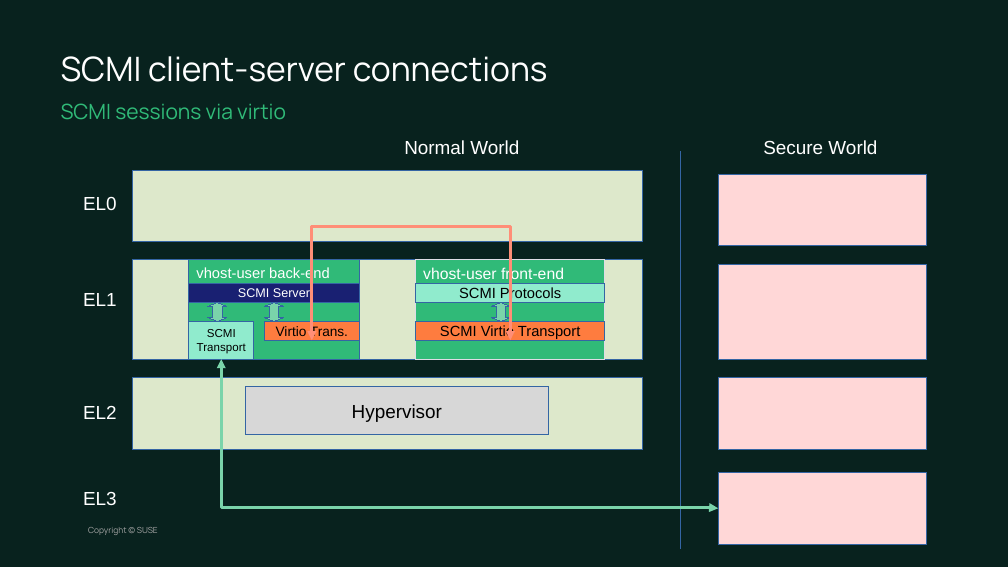
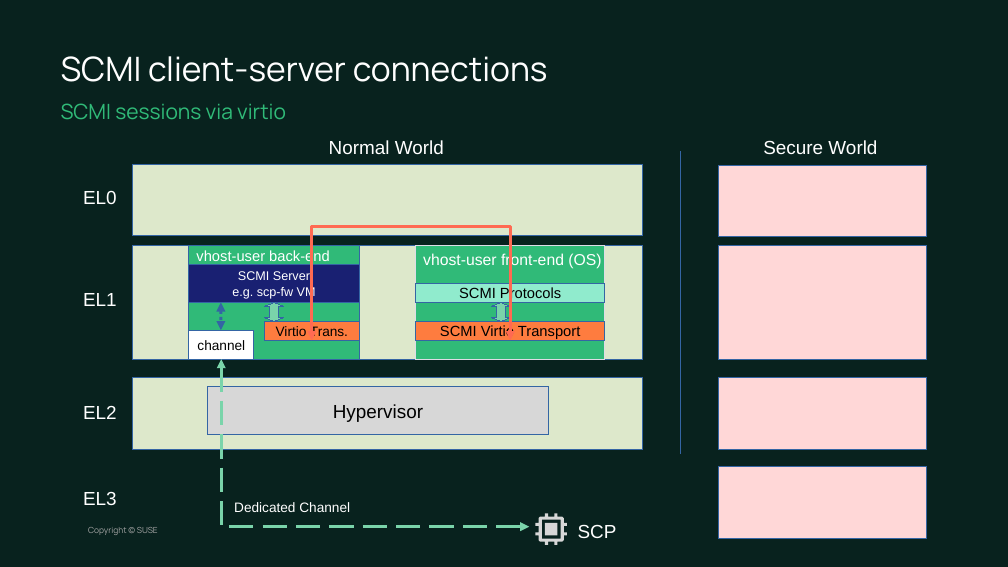
Before and after one commit to chesterlintw/conf-docs, a slide deck: slide 13 of suse-lab-conf/2023/SCMI.odp. Drawn at 1008x567 pixels with LibreOffice and Linux fonts; fonts in the diff are those of the drawing; background and template pictures are left out. Boxes give left, top, right and bottom in pixels: in the first picture for what was removed or moved away, otherwise in the second. Text is boxed around its words. In the diff, an @@ line names an element or a change of style, - is before the commit and + after.

```diff
--- a/suse-lab-conf/2023/SCMI.odp
+++ b/suse-lab-conf/2023/SCMI.odp
@@ text "Normal World": place and size @@
-text "Normal World" at [404, 140, 519, 154]
+text "Normal World" at [329, 140, 444, 155]
@@ 2 rectangles, 1 text: place and size @@
-2 rectangles, 1 text at [83, 170, 926, 544]
+2 rectangles, 1 text at [83, 164, 926, 538]
@@ line moved from (681, 151) - (681, 548) to (681, 151) - (681, 454) @@
@@ rectangle: place and size @@
-rectangle at [718, 174, 926, 246]
+rectangle at [718, 165, 926, 237]
@@ rectangle: place and size @@
-rectangle at [132, 259, 643, 359]
+rectangle at [132, 246, 643, 359]
@@ text "vhost-user back-end": place and size @@
-text "vhost-user back-end" at [196, 266, 330, 281]
+text "vhost-user back-end" at [196, 249, 330, 264]
@@ rectangle: place and size @@
-rectangle at [189, 259, 359, 359]
+rectangle at [189, 246, 359, 359]
@@ rectangle "SCMI Server e.g. scp-fw VM": place and size @@
-rectangle "SCMI Server e.g. scp-fw VM" at [189, 284, 359, 302]
+rectangle "SCMI Server e.g. scp-fw VM" at [189, 265, 359, 302]
@@ rectangle: place and size @@
-rectangle at [416, 259, 605, 359]
+rectangle at [416, 246, 605, 359]
@@ text at [423, 252, 601, 269]: text changed @@
-vhost-user front-end
+vhost-user front-end (OS)
@@ rectangle: place and size @@
-rectangle at [718, 265, 926, 359]
+rectangle at [718, 246, 926, 359]
@@ text in rectangle at [232, 271, 316, 299]: text changed @@
-SCMI Server
+SCMI Server
+e.g. scp-fw VM
@@ elbow double arrow (312, 340) - (510, 340): stroke #FF8E77 2.89 pt to #FF6A52 2.89 pt @@
@@ rectangle removed at [189, 321, 253, 359] @@
-SCMI
-Transport
@@ up down arrow removed at [208, 302, 227, 321] @@
@@ double arrow added from (221, 302) to (221, 330), #3465A4 2.89 pt dashed @@
@@ rectangle added at [189, 330, 253, 359], fill #FFFFFF, outline #3465A4 0 pt, 13 pt, text #000000 @@
+channel
@@ elbow double arrow removed from (222, 359) to (718, 508) @@
@@ elbow double arrow added from (222, 359) to (529, 527), #7AD4AA 2.89 pt dashed @@
@@ rectangle "Hypervisor": place and size @@
-rectangle "Hypervisor" at [246, 387, 548, 435]
+rectangle "Hypervisor" at [208, 387, 548, 435]
@@ text added at [234, 502, 350, 512], 13 pt, text #FFFFFF @@
+Dedicated Channel
@@ freeform shape added at [535, 513, 567, 545], fill #D7D7D7 @@
@@ text added at [578, 524, 617, 538], 18 pt, text #FFFFFF @@
+SCP
```
Also in this commit, not shown: 7 other slides changed.
